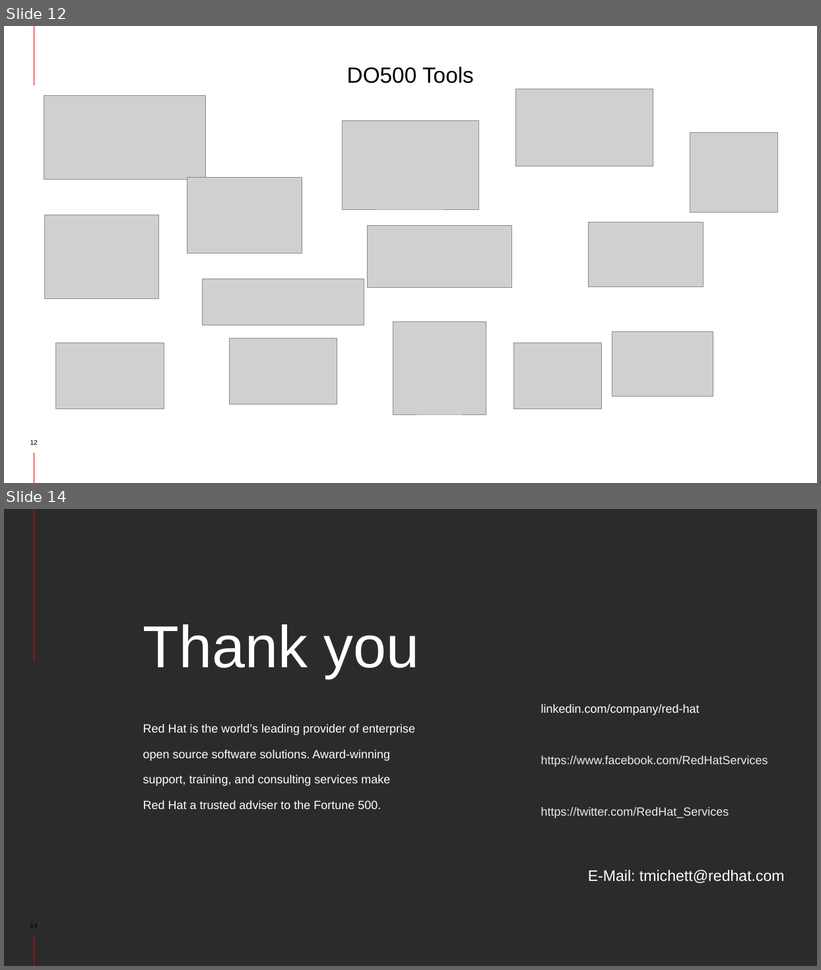
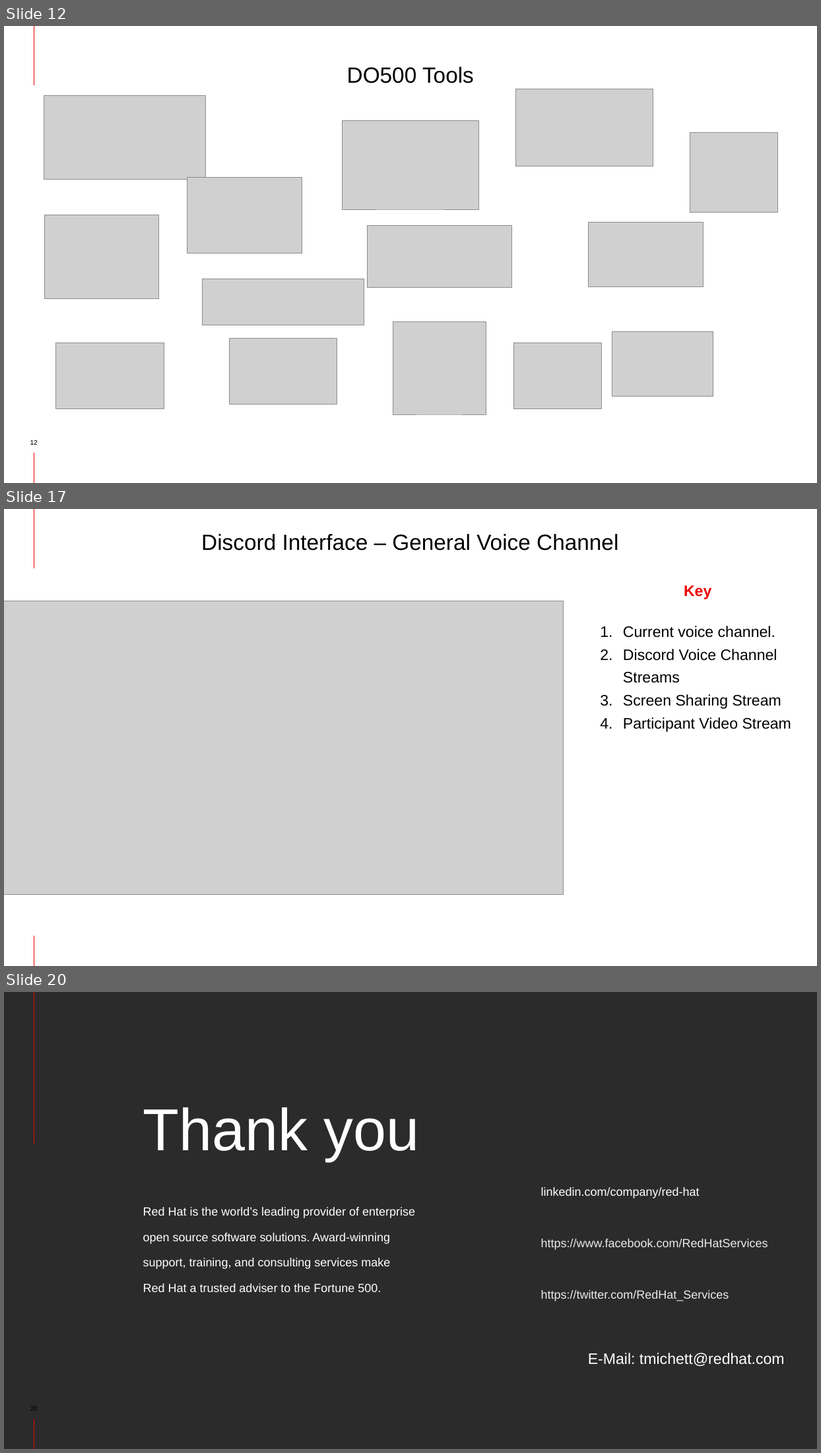
Before and after one commit to tmichett/do500_handouts, a slide deck: DO500VT - Intro.pptx. Shown one above the other, each under a label of ours: slides 12 and 14 before the commit, slides 12, 17 and 20 after it; the slides between them are not shown. The pictures are 821x970 and 821x1453 pixels, drawn with LibreOffice and Linux fonts; fonts in the diff are those of the drawing; grey boxes stand for pictures; background and template pictures are left out; a plain dark background stands for a picture behind light text. Boxes give left, top, right and bottom in pixels: in the first picture for what was removed or moved away, otherwise in the second. Text is boxed around its words. In the diff, an @@ line names an element or a change of style, - is before the commit and + after.

```diff
--- a/DO500VT - Intro.pptx
+++ b/DO500VT - Intro.pptx
@@ slide 17 added at (4,509,817,966), background #FFFFFF; not listed: 2 template elements that a slide beside it also shows @@
@@ title added at (201,533,618,551), 26 pt, text #000000 @@
+Discord Interface – General Voice Channel
@@ text added at (684,586,712,599), 18 pt, text #EE0000, bold @@
+Key
@@ picture added at (4,601,564,895) @@
@@ text added at (623,626,791,732), 18 pt, text #000000 @@
+1. Current voice channel.
+2. Discord Voice Channel Streams
+3. Screen Sharing Stream
+4. Participant Video Stream
@@ what was slide 14 is now slide 20 @@
```
Also in this commit, not shown: 2 slides changed, 5 other slides added, 3 other files.
